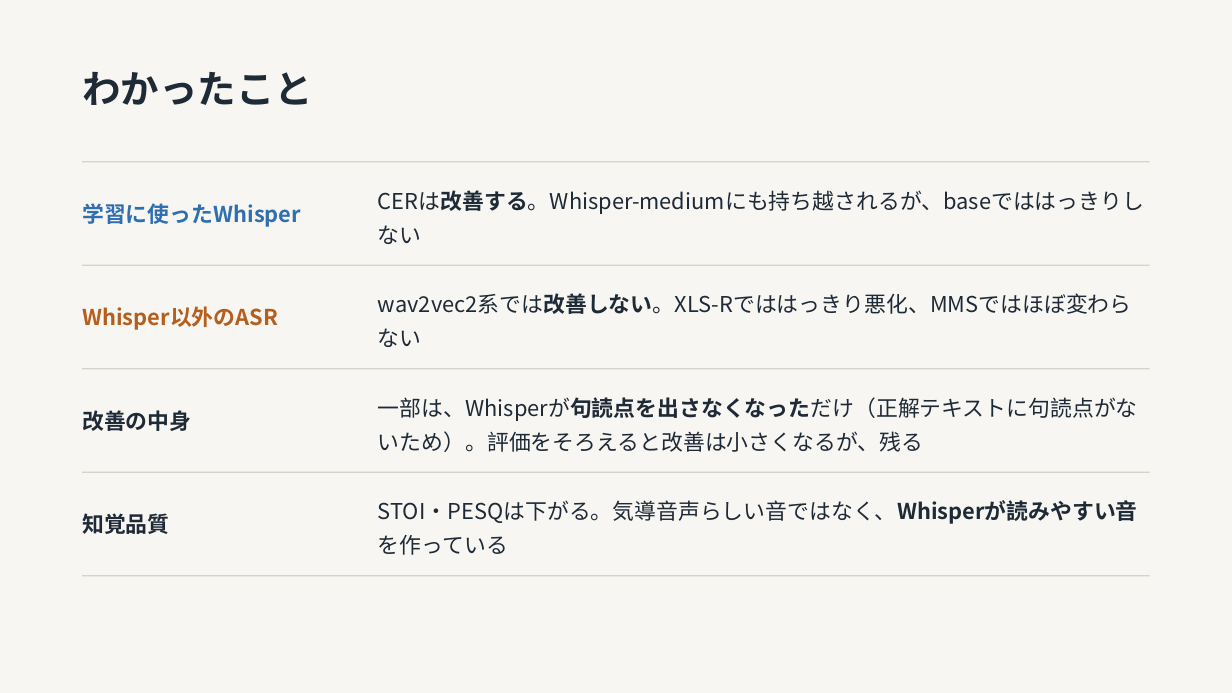
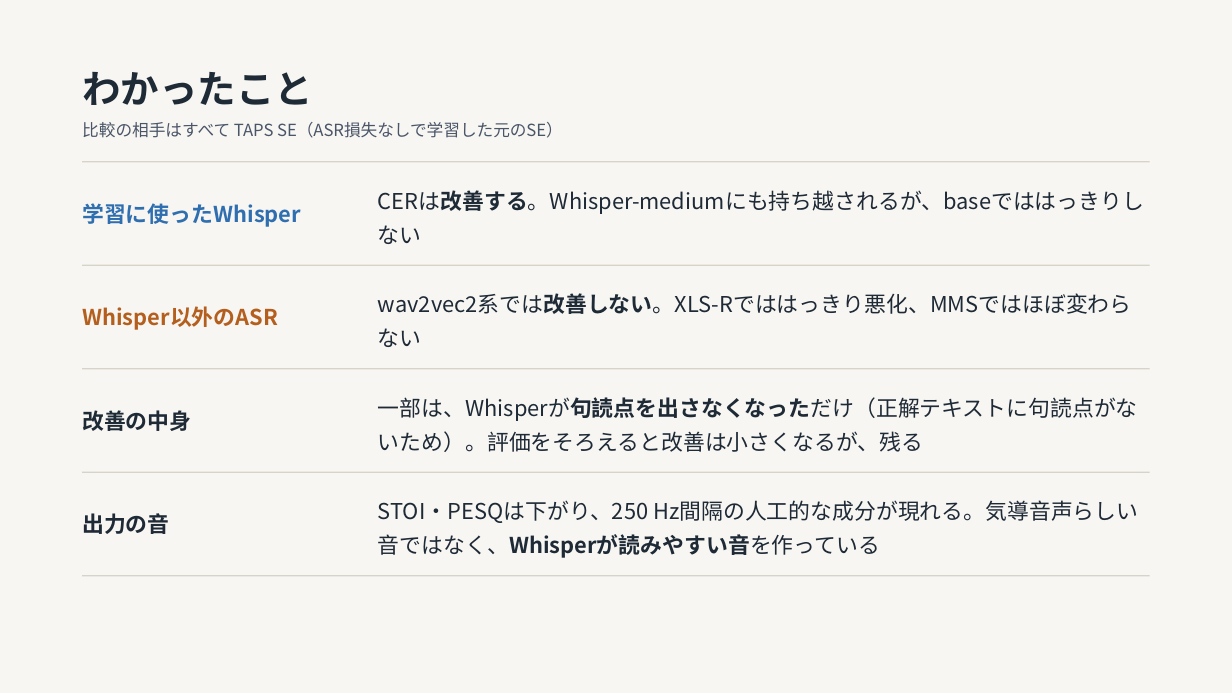
Before and after one commit to kasugayuji0716-art/bone-conduction-research, a slide deck: slide 4 of results/progress_slides_2026-09.pptx. Drawn at 1232x693 pixels with LibreOffice and Linux fonts; fonts in the diff are those of the drawing. Boxes give left, top, right and bottom in pixels: in the first picture for what was removed or moved away, otherwise in the second. Text is boxed around its words. In the diff, an @@ line names an element or a change of style, - is before the commit and + after.

```diff
--- a/results/progress_slides_2026-09.pptx
+++ b/results/progress_slides_2026-09.pptx
@@ text added at (82,122,563,138), 13 pt, text #4A5568 @@
+比較の相手はすべて TAPS SE（ASR損失なしで学習した元のSE）
@@ text at (378,500,1138,558): text changed @@
-STOI・PESQは下がる。気導音声らしい音ではなく、Whisperが読みやすい音を作っている
+STOI・PESQは下がり、250 Hz間隔の人工的な成分が現れる。気導音声らしい音ではなく、Whisperが読みやすい音を作っている
@@ text at (82,513,169,534): text changed @@
-知覚品質
+出力の音
```
Also in this commit, not shown: 3 other slides changed, 1 other file.
